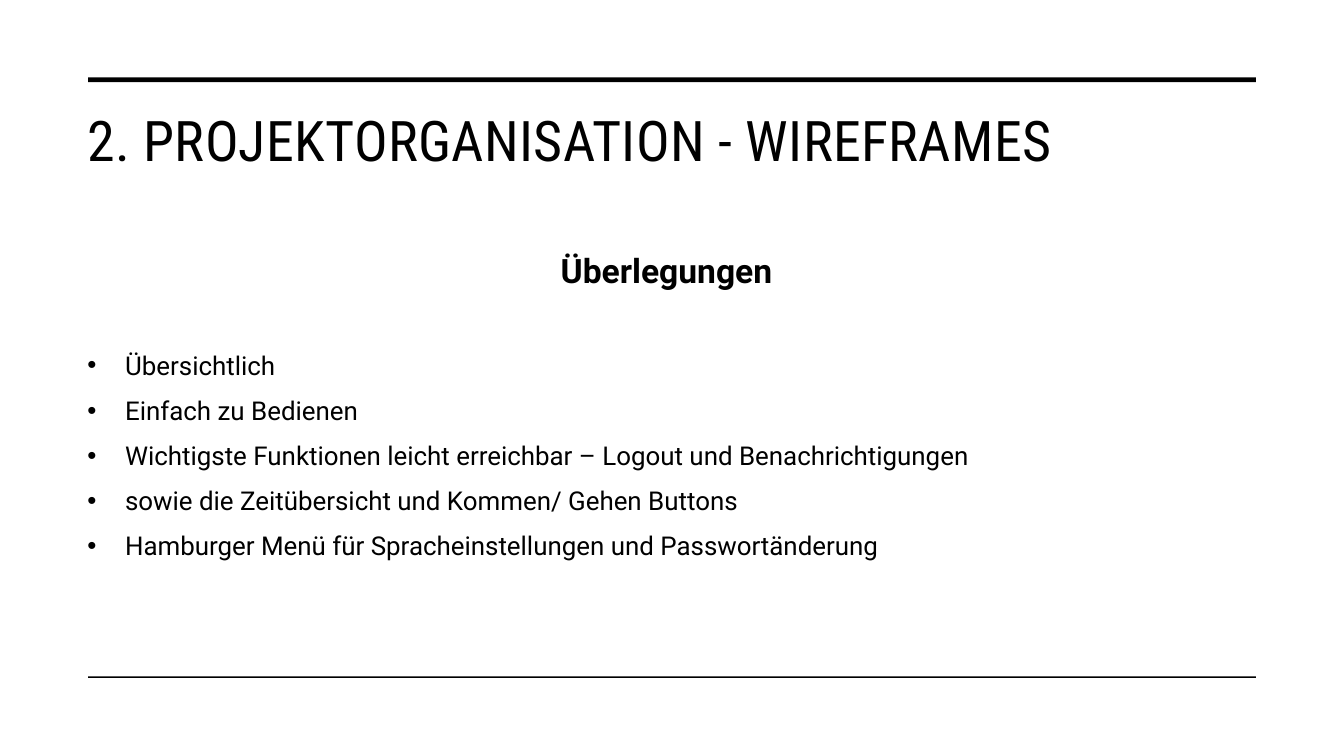
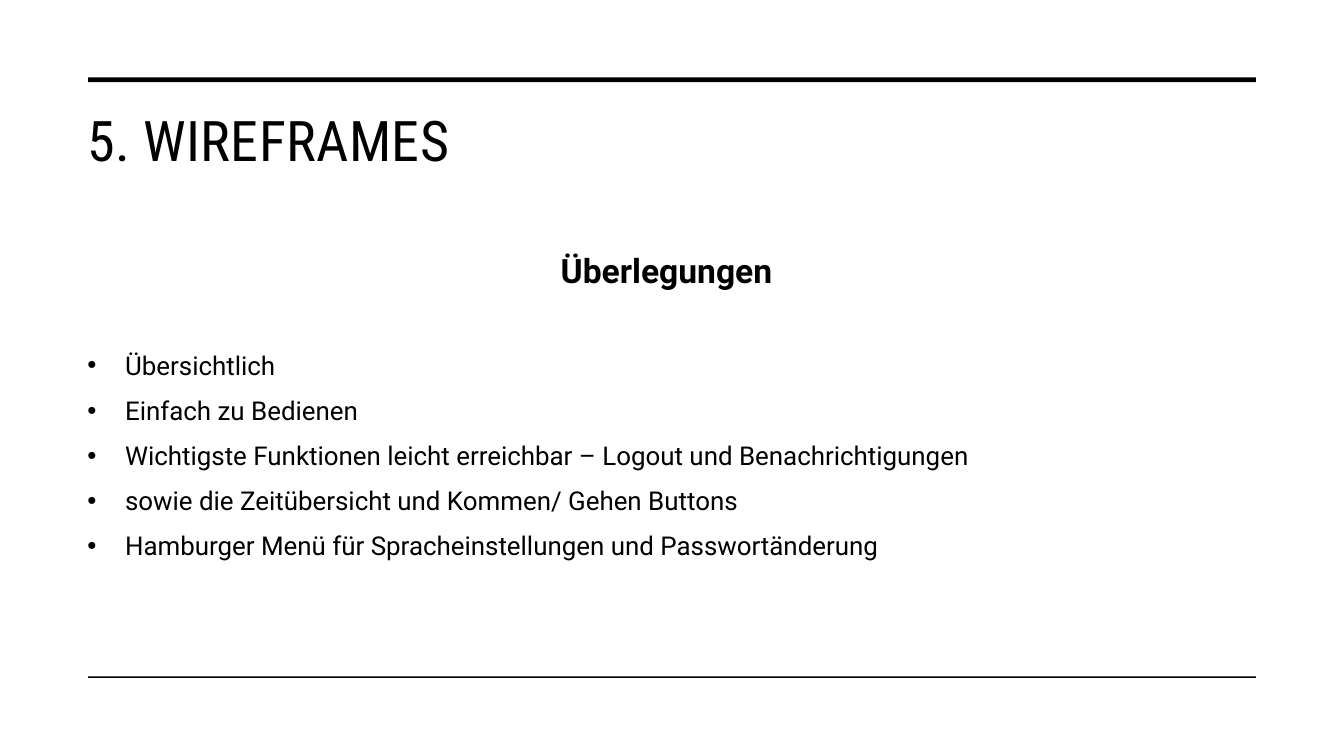
Before and after one commit to malu254/Eifrige-Otter-PM, a slide deck: slide 11 of Abgabe/Dokumentation/Präsentation.pptx (slide 8 before the commit). Drawn at 1344x756 pixels with LibreOffice and Linux fonts; fonts in the diff are those of the drawing. Boxes give left, top, right and bottom in pixels: in the first picture for what was removed or moved away, otherwise in the second. Text is boxed around its words. In the diff, an @@ line names an element or a change of style, - is before the commit and + after.

```diff
--- a/Abgabe/Dokumentation/Präsentation.pptx
+++ b/Abgabe/Dokumentation/Präsentation.pptx
@@ title at box(87, 120, 449, 162): text changed @@
-2. PROJEKTORGANISATION - WIREFRAMES
+5. WIREFRAMES
```
Also in this commit, not shown: 16 other slides changed.
